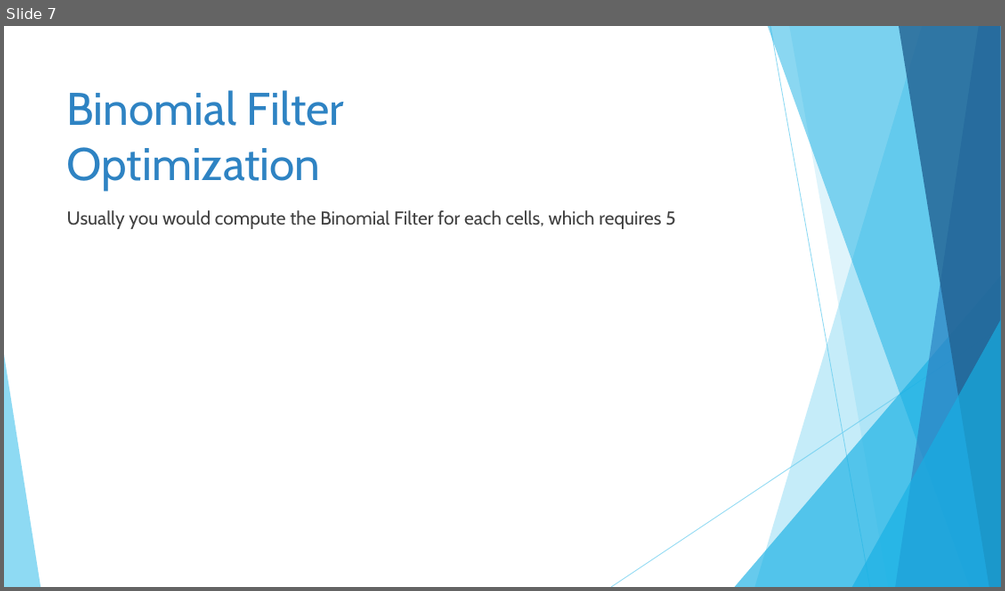
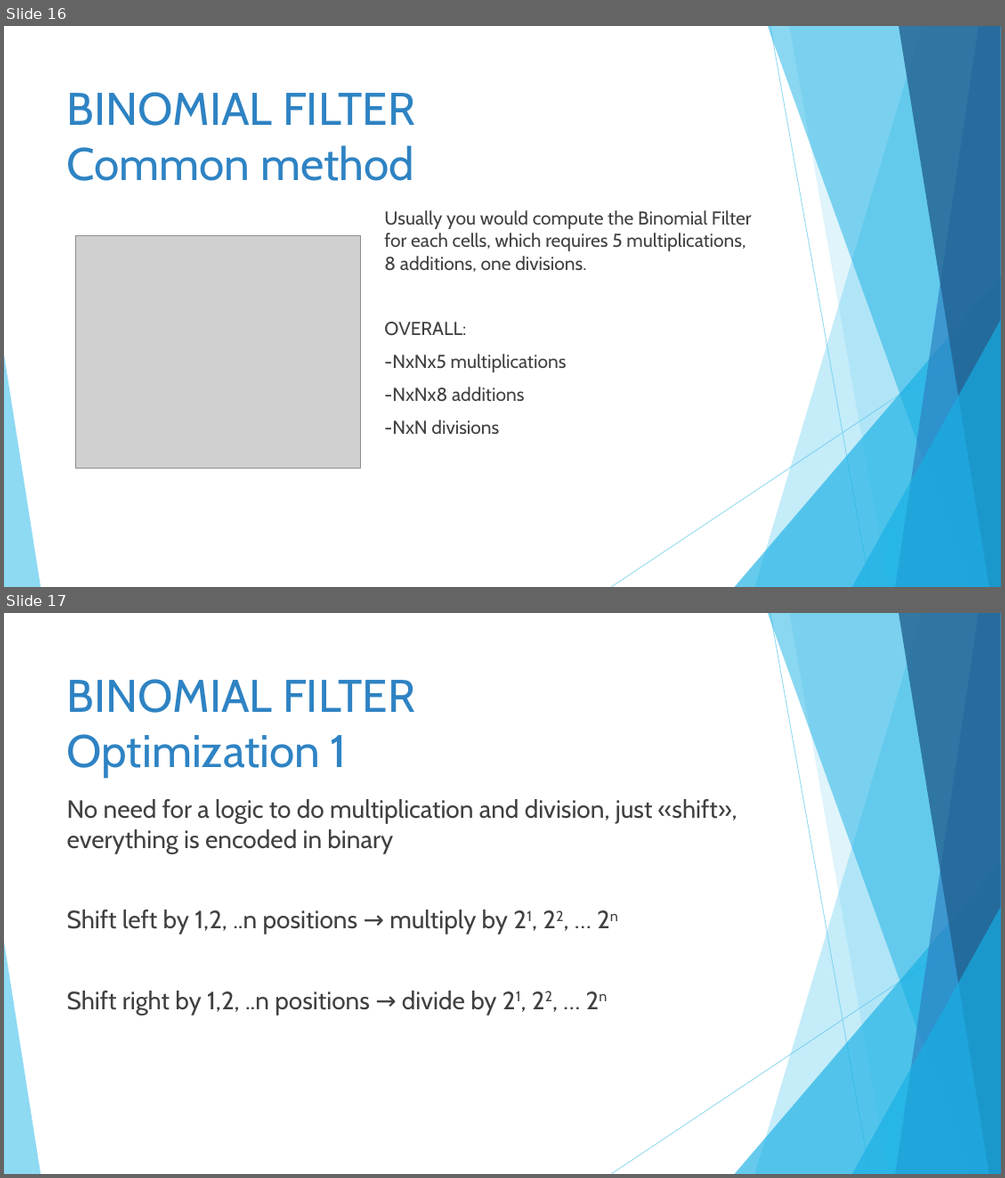
Before and after one commit to GinaJ/Algorithm_Implementations, a slide deck: power_point/Algorithms Parallelization in ASIC Design.pptx. Shown one above the other, each under a label of ours: slide 7 before the commit, slides 16 and 17 after it. The pictures are 1005x591 and 1005x1178 pixels, drawn with LibreOffice and Linux fonts; fonts in the diff are those of the drawing; grey boxes stand for pictures. Boxes give left, top, right and bottom in pixels: in the first picture for what was removed or moved away, otherwise in the second. Text is boxed around its words. In the diff, an @@ line names an element or a change of style, - is before the commit and + after.

```diff
--- a/power_point/Algorithms Parallelization in ASIC Design.pptx
+++ b/power_point/Algorithms Parallelization in ASIC Design.pptx
@@ slide 17 added at [4,613,1001,1174], background #FFFFFF; not listed: 10 template elements that a slide beside it also shows @@
@@ title added at [67,679,415,777], 44 pt, text #2E83C3 @@
+BINOMIAL FILTER
+Optimization 1
@@ text added at [67,799,737,1014], 24 pt, text #404040 @@
+No need for a logic to do multiplication and division, just «shift», everything is encoded in binary
+Shift left by 1,2, ..n positions → multiply by 21, 22, … 2n
+Shift right by 1,2, ..n positions → divide by 21, 22, … 2n
@@ what was slide 7 is now slide 16 @@
@@ slide 16 changed as well @@
@@ title at [67,92,415,181]: text changed @@
-Binomial Filter
-Optimization
+BINOMIAL FILTER
+Common method
@@ text at [384,210,752,434]: text changed @@
-Usually you would compute the Binomial Filter for each cells, which requires 5
+Usually you would compute the Binomial Filter for each cells, which requires 5 multiplications, 8 additions, one divisions.
+OVERALL:
+-NxNx5 multiplications
+-NxNx8 additions
+-NxN divisions
@@ picture added at [75,236,360,468] @@
```
Also in this commit, not shown: 4 other slides changed, 11 other slides added, 3 slides removed, 14 other files.
